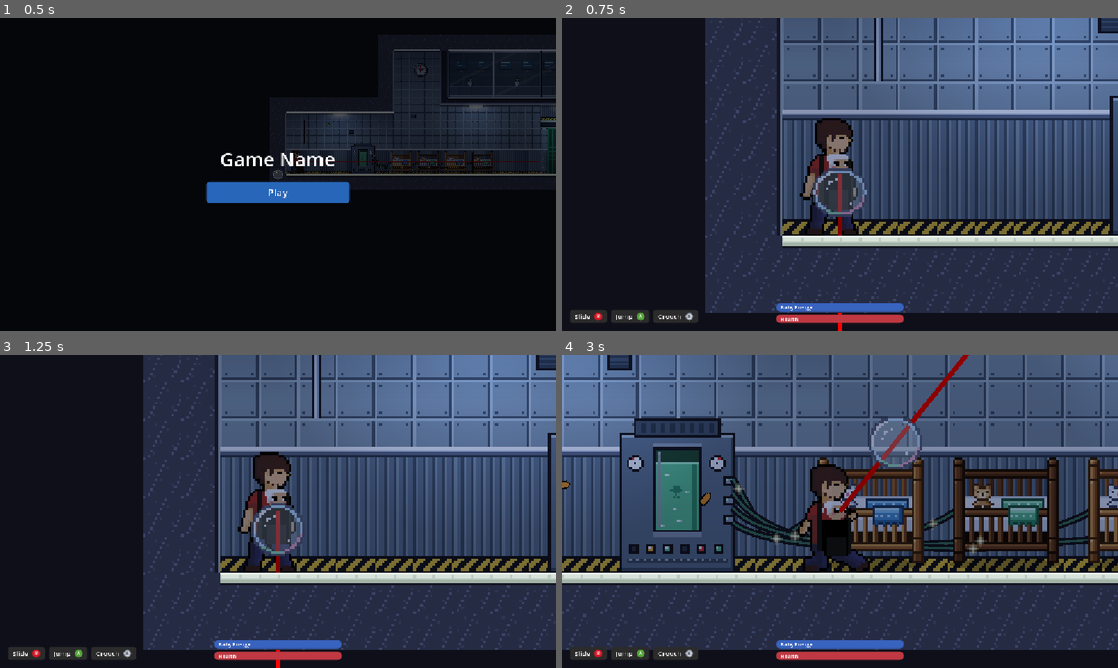
Above: before the commit, frames 1-4 (two rows, left to right).
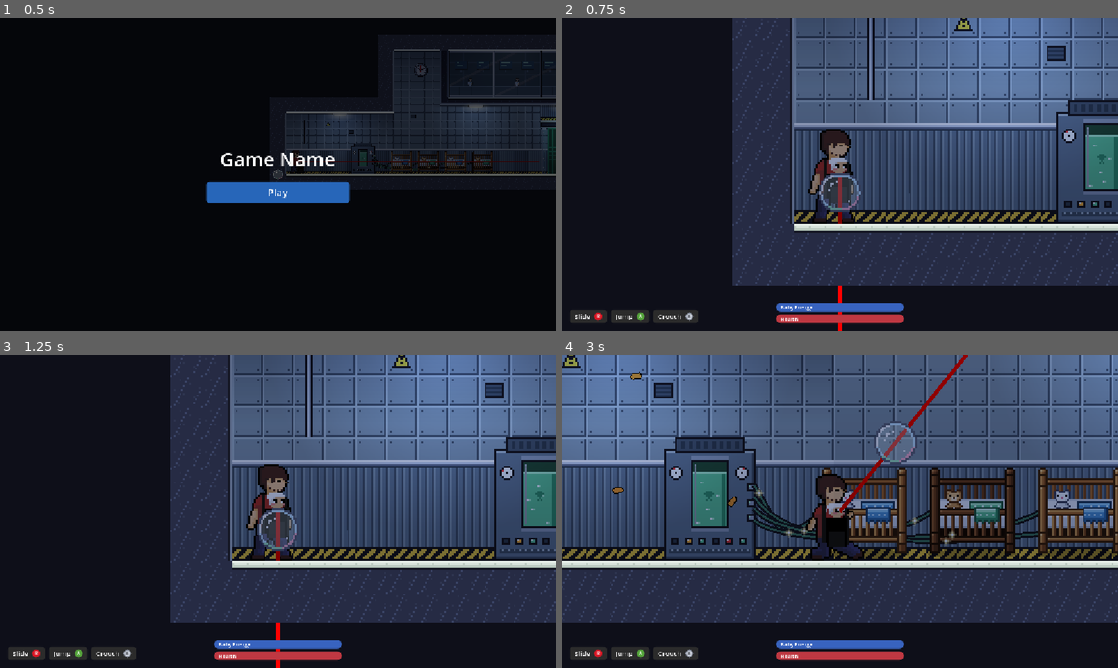
Above: after the commit, the same moments.

Repository: GitPuller67/Game-Jam
Game: Godot game, scene res://levels/hospital_level.tscn
Two runs of this game, one before a commit and one after it. Both use one fixed random seed, a clock stepped at 60 frames per second and the inputs below. This scene is started directly instead of the project's main scene.
Inputs (mouse positions are in pixels of both pictures, inside the frame that each line leads up to):
- Up to frame 1 (0.5 s): no input
- Up to frame 2 (0.75 s): click "Play" at 0.5 s
- Up to frame 3 (1.25 s): no input
- Up to frame 4 (3 s): tap Enter at 1.25 s; move the mouse to (962, 495) at 1.27 s; press the mouse at (962, 495) at 1.28 s; hold Right (move_right) 1.28-2 s; tap Space (jump) at 1.52 s; release the mouse at (962, 495) at 2 s; drag from (728, 527) to (956, 492) at 2.02 s; move the mouse to (895, 442) at 2.77 s; press the mouse at (895, 442) at 2.78 s; hold Right (move_right) from 2.78 s (still down); tap Shift (crouch) at 2.85 s

Frame 1 is identical in both runs. In frame 2, 36% of the frame differs, in the area x 25-100%, y 0-95%; in frame 3, 36%; in frame 4, 53%, in the area x 0-100%, y 0-95%.

Commit message:
Hospital level: zoom camera out, open Room 1 glass pod, bubble keypad opens exit door

Diff:
--- /dev/null
+++ b/game-jam/scripts/bubble_button.gd
@@ -0,0 +1,21 @@
+class_name BubbleButton
+extends Area2D
+## Anything the baby can "press" with the bubble (keypads, switches...).
+## The bubble finds it through the "interactable" group and calls interact().
+
+signal pressed
+
+@export var one_shot := true
+var used := false
+
+
+func _ready() -> void:
+	add_to_group("interactable")
+	monitoring = false
+
+
+func interact() -> void:
+	if one_shot and used:
+		return
+	used = true
+	pressed.emit()
--- a/game-jam/scripts/hospital_level.gd
+++ b/game-jam/scripts/hospital_level.gd
@@ -7,6 +7,8 @@
 
 @export var slow_factor := 0.25
 @export var slow_duration := 4.0
+## Overrides the Father camera's zoom in this level (his scene uses 5).
+@export var camera_zoom := 4.0
 
 @onready var map: Node2D = $Map
 @onready var father: Node2D = $Father
@@ -14,6 +16,10 @@
 
 func _ready() -> void:
 	map.get_node("Rooms/Room4_Pillars").set("demo_autoplay", false)   # wait for the trigger instead
+	var cam := father.get_node_or_null("Camera2D") as Camera2D
+	if cam:
+		cam.zoom = Vector2.ONE * camera_zoom
+	_setup_room1()
 	_add_time_targets()
 	_hook_hazards()
 	_add_room4_trigger()
@@ -91,3 +97,42 @@
 		if body == father:
 			room4.call("start_breaking")
 			trig.queue_free())
+
+
+## Room 1: the glass pod opens as the Father walks up, and the bubble works the keypad to open the exit door.
+func _setup_room1() -> void:
+	var r1 := map.get_node("Rooms/Room1_FindingBaby")
+	var pod := r1.get_node("BabyPod")
+	var trig := Area2D.new()
+	trig.name = "PodTrigger"
+	trig.position = Vector2(616, -48)
+	var cs := CollisionShape2D.new()
+	var shape := RectangleShape2D.new()
+	shape.size = Vector2(260, 96)
+	cs.shape = shape
+	trig.add_child(cs)
+	add_child(trig)
+	trig.body_entered.connect(func(body: Node) -> void:
+		if body != father:
+			return
+		trig.queue_free()
+		pod.get_node("PodDoor").call("open")
+		# the right-hand glass panel slides up into the pod roof too
+		var wall := pod.get_node("GlassWall") as Node2D
+		create_tween().tween_property(wall, "position:y", wall.position.y - 94.0, 0.6).set_trans(Tween.TRANS_QUAD)
+		(pod.get_node("GlassWallBody/Shape") as CollisionShape2D).set_deferred("disabled", true))
+
+	var keypad := r1.get_node("Keypad") as AnimatedSprite2D
+	var exit_door := r1.get_node("ExitDoor")
+	var btn := BubbleButton.new()
+	btn.name = "KeypadButton"
+	btn.position = keypad.position + Vector2(5, 7)
+	var bcs := CollisionShape2D.new()
+	var bshape := RectangleShape2D.new()
+	bshape.size = Vector2(16, 20)
+	bcs.shape = bshape
+	btn.add_child(bcs)
+	r1.add_child(btn)
+	btn.pressed.connect(func() -> void:
+		keypad.play("unlocked")
+		exit_door.call("open"))
Not shown, added: game-jam/scripts/bubble_button.gd.uid
